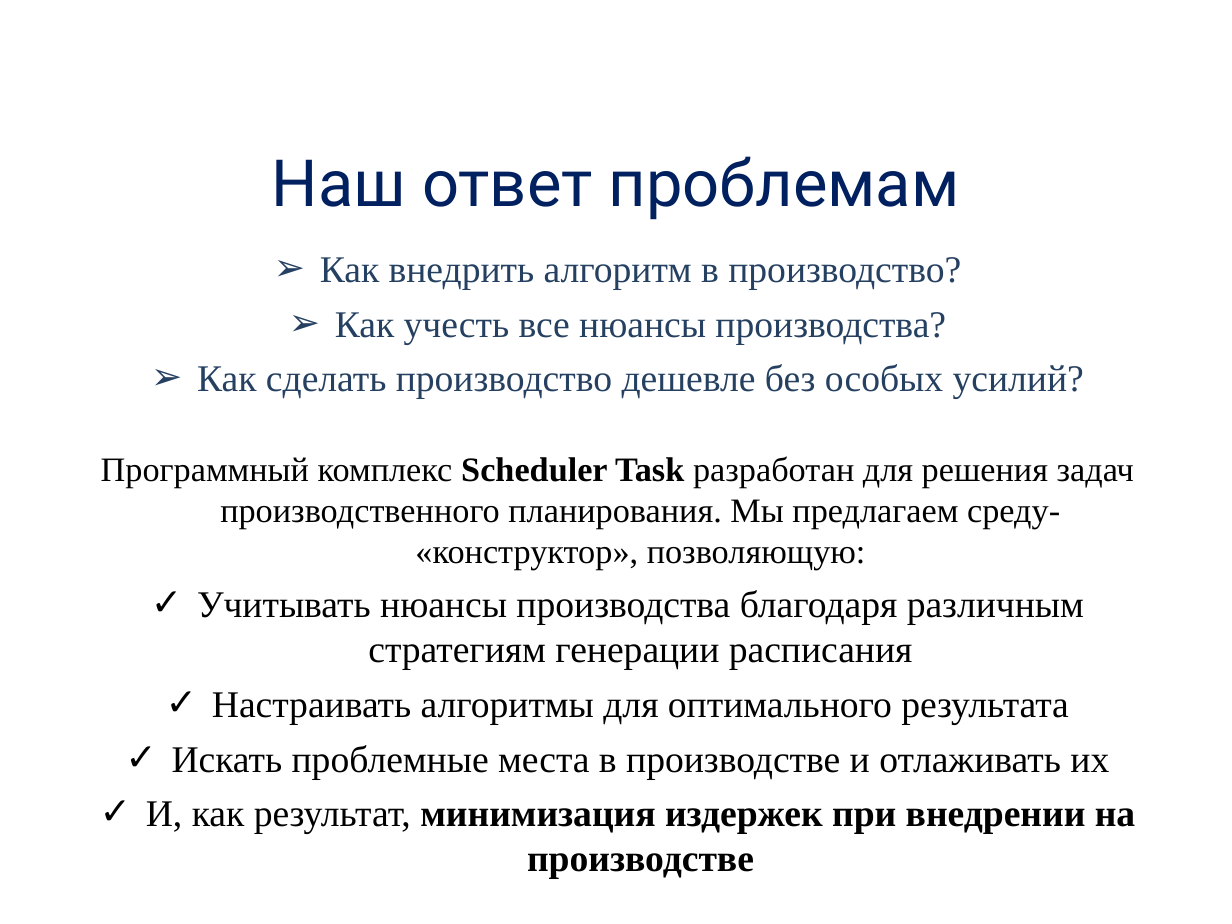
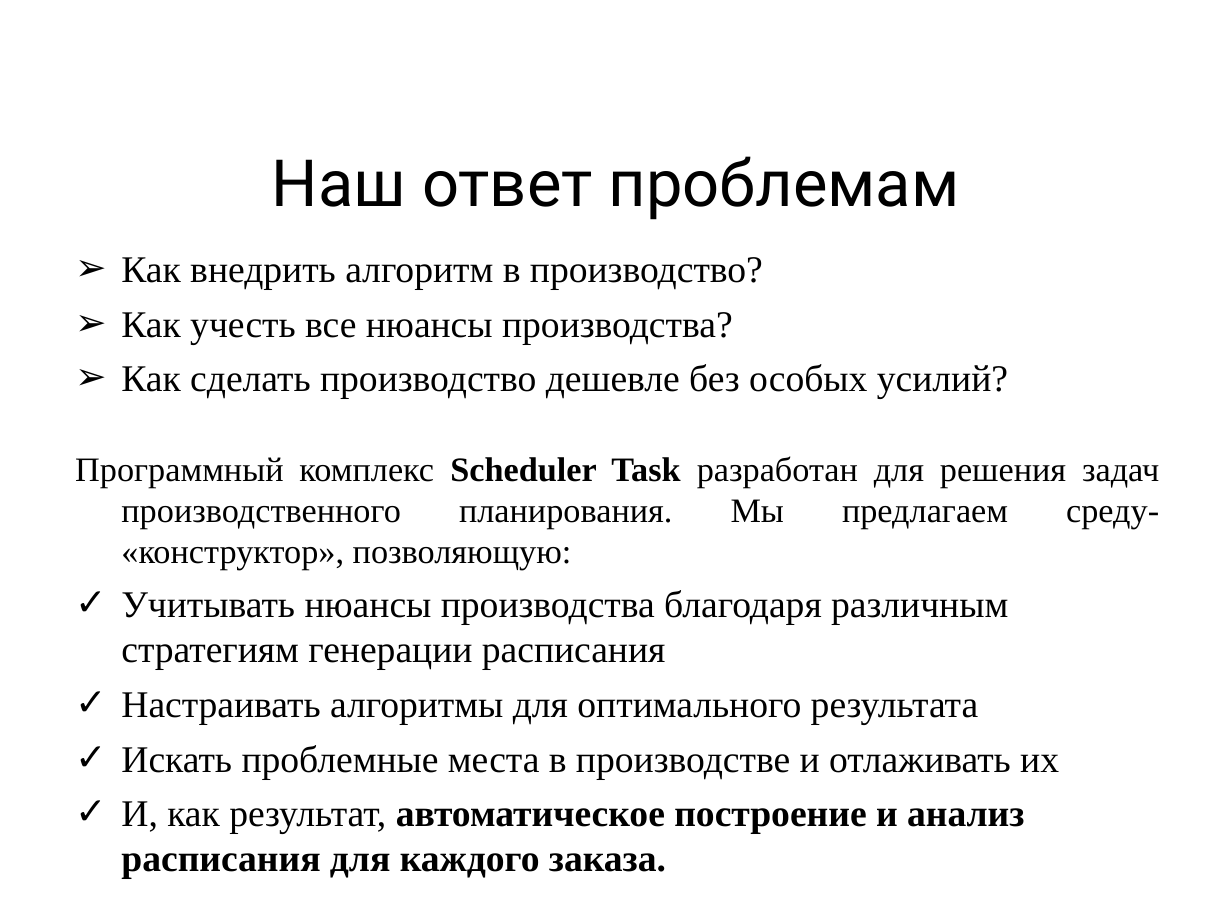
Before and after one commit to alexdegtev/SchedulerTask, a slide deck: slide 4 of Docs/presentation.ppt. Drawn at 1232x924 pixels with LibreOffice and Linux fonts; fonts in the diff are those of the drawing; background and template pictures are left out. Boxes give left, top, right and bottom in pixels: in the first picture for what was removed or moved away, otherwise in the second. Text is boxed around its words. In the diff, an @@ line names an element or a change of style, - is before the commit and + after.

```diff
--- a/Docs/presentation.ppt
+++ b/Docs/presentation.ppt
@@ title "Наш ответ проблемам" at (272,156,960,220): text colour #002060 to #000000 @@
@@ text at (75,257,1159,780): text colour #254061 to #000000 in "Как внедрить алгоритм в производство?", "Как учесть все нюансы производства?", "Как сделать производство дешевле без особых усилий?"; alignment centre to left; bullet colour #254061 to #000000; alignment centre to justified @@
@@ text at (121,801,1024,879): text changed @@
-✓ И, как результат, минимизация издержек при внедрении на производстве
+✓ И, как результат, автоматическое построение и анализ расписания для каждого заказа.
```
Also in this commit, not shown: 6 other slides changed, 1 slide added, 1 slide removed, 25 other files.
